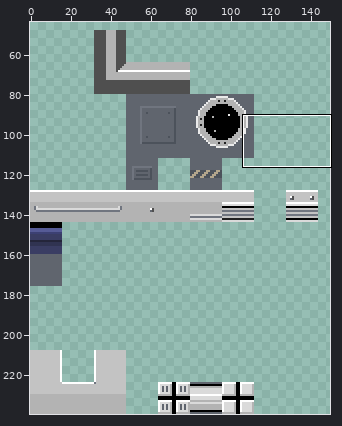
Sprite sheet -- assets/spritesheets/interior-1x1-1.png. The picture above shows the old version from afar; the outline marks the close-up.
Close-up. The starting point:
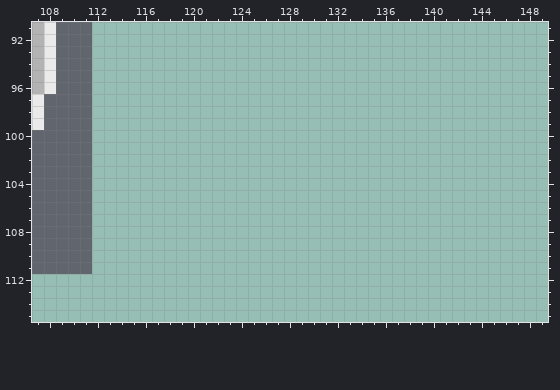
The file is 160x240 pixels. Shown: x 107..149, y 91..115. The wide view leaves out empty margins.
Once edited:
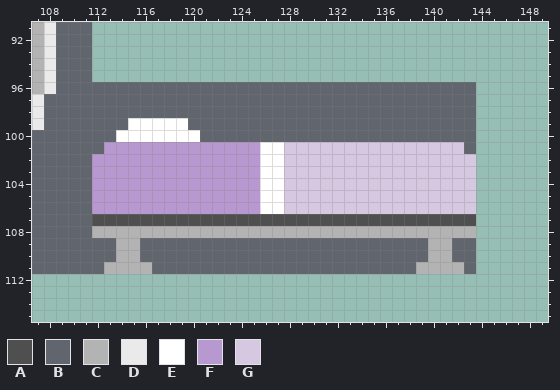
Palette (. is transparent): A #4f4f4f  B #60656e  C #b3b3b3  D #eaeaea  E #ffffff  F #b898d0  G #d6c8e0
Diff:
Changed rows in their new state; - is an unchanged pixel.
first column x 112:
 96 BBBBBBBBBBBBBBBBBBBBBBBBBBBBBBBB
 97 BBBBBBBBBBBBBBBBBBBBBBBBBBBBBBBB
 98 BBBBBBBBBBBBBBBBBBBBBBBBBBBBBBBB
 99 BBBEEEEEBBBBBBBBBBBBBBBBBBBBBBBB
100 BBEEEEEEEBBBBBBBBBBBBBBBBBBBBBBB
101 BFFFFFFFFFFFFFEEGGGGGGGGGGGGGGGB
102 FFFFFFFFFFFFFFEEGGGGGGGGGGGGGGGG
103 FFFFFFFFFFFFFFEEGGGGGGGGGGGGGGGG
104 FFFFFFFFFFFFFFEEGGGGGGGGGGGGGGGG
105 FFFFFFFFFFFFFFEEGGGGGGGGGGGGGGGG
106 FFFFFFFFFFFFFFEEGGGGGGGGGGGGGGGG
107 AAAAAAAAAAAAAAAAAAAAAAAAAAAAAAAA
108 CCCCCCCCCCCCCCCCCCCCCCCCCCCCCCCC
109 BBCCBBBBBBBBBBBBBBBBBBBBBBBBCCBB
110 BBCCBBBBBBBBBBBBBBBBBBBBBBBBCCBB
111 BCCCCBBBBBBBBBBBBBBBBBBBBBBCCCCB
